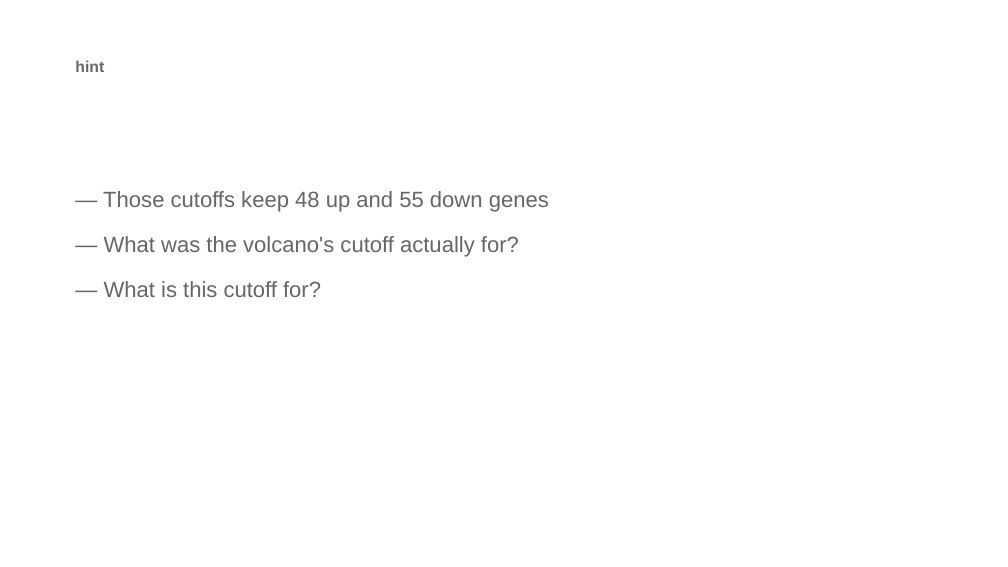
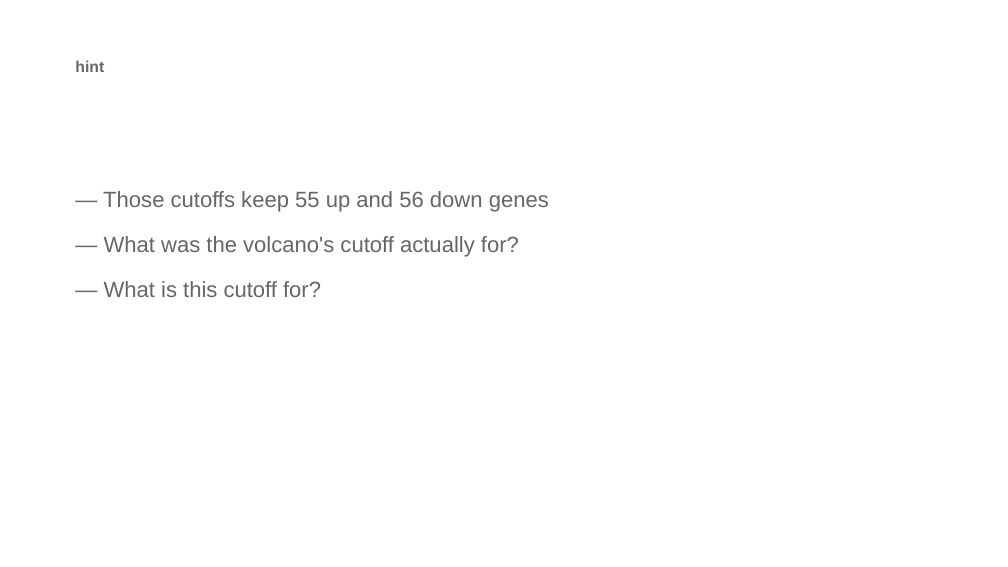
Before and after one commit to enriquea/ZebraQ, a slide deck: slide 8 of slides/S6_slides.pptx. Drawn at 1008x567 pixels with LibreOffice and Linux fonts; fonts in the diff are those of the drawing. Boxes give left, top, right and bottom in pixels: in the first picture for what was removed or moved away, otherwise in the second. Text is boxed around its words. In the diff, an @@ line names an element or a change of style, - is before the commit and + after.

Commit message:
Address Copilot review on PR #5
Content
- opn4a is melanopsin, not a cone opsin: the radiation term is four cone
  opsins, rhodopsin and rhol, a melanopsin, and bbc3 (S6 and slide).
- The S6 slide still taught S5's volcano as padj with 48/55 genes; the
  lesson had been fixed but the deck had not. Now pvalue, 55 up / 56 down.
- "2 in 10^19" is now "about 1.8e-19", the committed value.
- The biomaRt fallback was described as "plain HTTP". It is HTTPS through
  the BioMart REST service on useast; what differs is the client.

Robustness
- STRING responses are now checked for preferredName_A/B and score, like
  the Enrichr ones, so an HTTP 200 error page cannot be committed.
- Slide code blocks size from their line count instead of a fixed 1.4in.
- Slide count uses len(prs.slides), not a private python-pptx attribute.

Documentation
- Setup now separates roles: enrichR and biomaRt appear in optional lesson
  chunks; httr and jsonlite are only for regenerating data/enrichment/.
  Package counts updated to 13 CRAN and 3 Bioconductor.
- Generator header lists its real dependencies.
- docs/index.md links point at main, where the page is published from.
- make_slides.py documents that it needs python-pptx. It is deliberately not
  added to setup/python/, since only the instructor builds the decks.

```diff
--- a/slides/S6_slides.pptx
+++ b/slides/S6_slides.pptx
@@ text at [103,191,549,212]: text changed @@
-— Those cutoffs keep 48 up and 55 down genes
+— Those cutoffs keep 55 up and 56 down genes
```
Also in this commit, not shown: 4 other slides changed, 11 other files.
